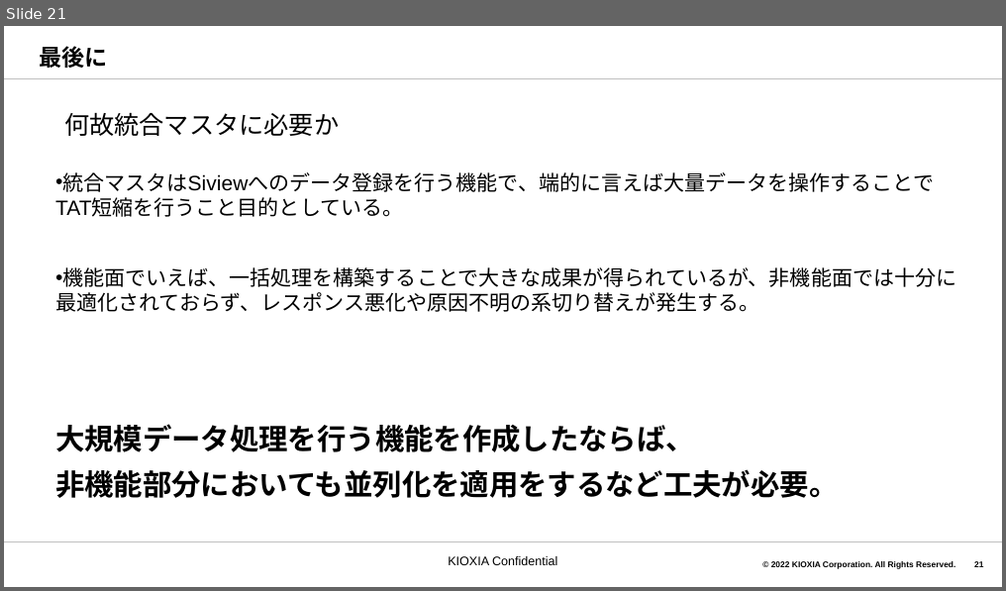
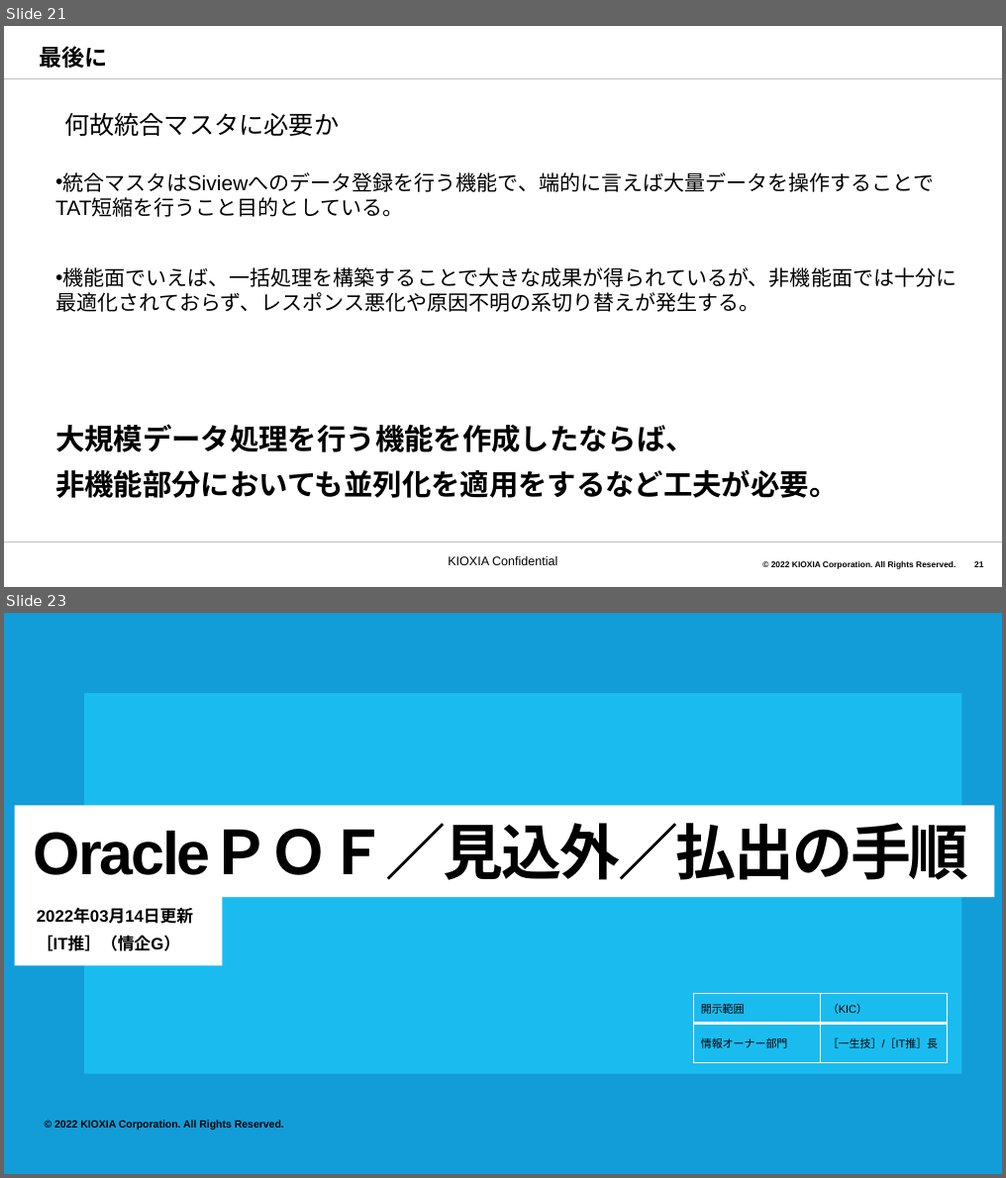
Before and after one commit to akiragm/Shared-Files, a slide deck: oaracle各種ツールの導入について.pptx. Shown one above the other, each under a label of ours: slide 21 before the commit, slides 21 and 23 after it; the slides between them are not shown. The pictures are 1006x591 and 1006x1178 pixels, drawn with LibreOffice and Linux fonts; fonts in the diff are those of the drawing; background and template pictures are left out. Boxes give left, top, right and bottom in pixels: in the first picture for what was removed or moved away, otherwise in the second. Text is boxed around its words. In the diff, an @@ line names an element or a change of style, - is before the commit and + after.

```diff
--- a/oaracle各種ツールの導入について.pptx
+++ b/oaracle各種ツールの導入について.pptx
@@ slide 23 added at [4,613,1002,1174], background #1ABCEF @@
@@ freeform shape added at [4,613,1002,1174], fill #0057A8 at 30% opacity @@
@@ title added at [15,805,994,897], fill #FFFFFF, 58 pt, text #000000, bold @@
+OracleＰＯＦ／見込外／払出の手順
@@ text added at [15,897,222,965], fill #FFFFFF, 16 pt, text #000000, bold @@
+2022年03月14日更新
+［IT推］（情企G）
@@ table added at [693,993,946,1054], 2 rows, 2 columns @@
+開示範囲 | （KIC）
+情報オーナー部門 | ［一生技］/［IT推］長
@@ text added at [54,1120,284,1130], 10 pt, text #000000, bold @@
+© 2022 KIOXIA Corporation. All Rights Reserved.
```
Also in this commit, not shown: 5 other slides added, 2 other files.
